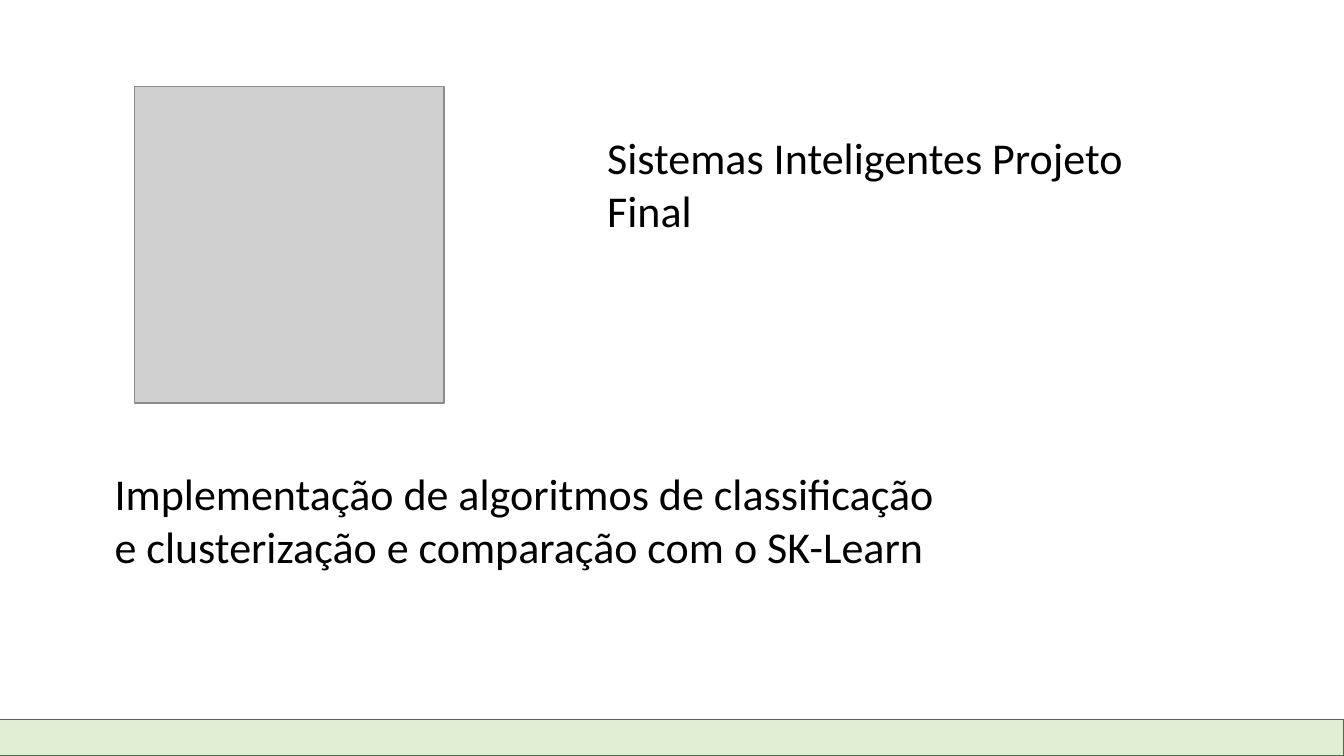
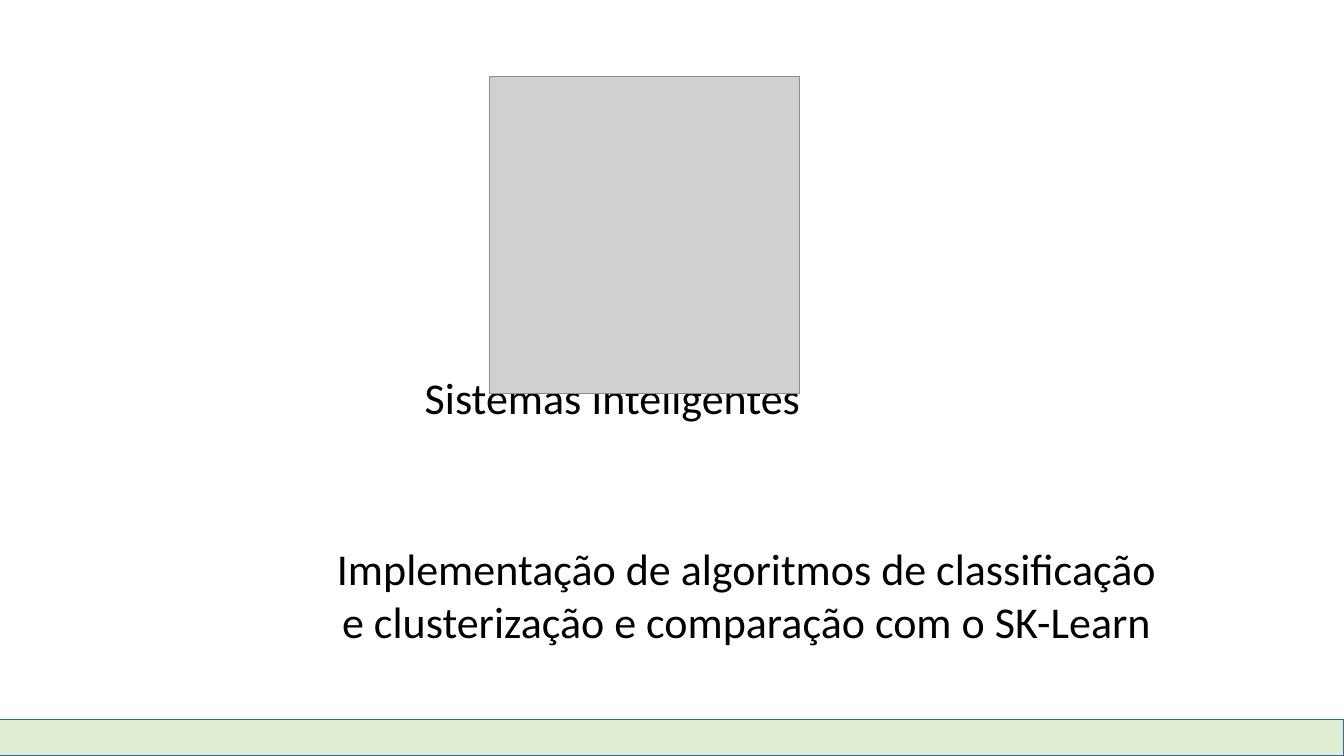
Before and after one commit to DimitriLeandro/ProjetoFinalSistemasInteligentesUFABC, a slide deck: slide 1 of Apresentação SI.odp. Drawn at 1344x756 pixels with LibreOffice and Linux fonts; fonts in the diff are those of the drawing; grey boxes stand for pictures. Boxes give left, top, right and bottom in pixels: in the first picture for what was removed or moved away, otherwise in the second. Text is boxed around its words. In the diff, an @@ line names an element or a change of style, - is before the commit and + after.

```diff
--- a/Apresentação SI.odp
+++ b/Apresentação SI.odp
@@ picture: place and size @@
-picture at <box>134,87,444,404</box>
+picture at <box>490,77,800,394</box>
@@ text at <box>425,378,800,426</box>: text changed @@
-Sistemas Inteligentes Projeto Final
+Sistemas Inteligentes
@@ text "Implementação de algoritmos de classificação": place and size @@
-text "Implementação de algoritmos de classificação" at <box>115,479,933,571</box>
+text "Implementação de algoritmos de classificação" at <box>337,554,1155,646</box>
@@ text "Implementação de algoritmos de classificação" at <box>337,554,1155,646</box>: alignment left to centre @@
```
Also in this commit, not shown: 6 other slides changed, 2 slides added.
